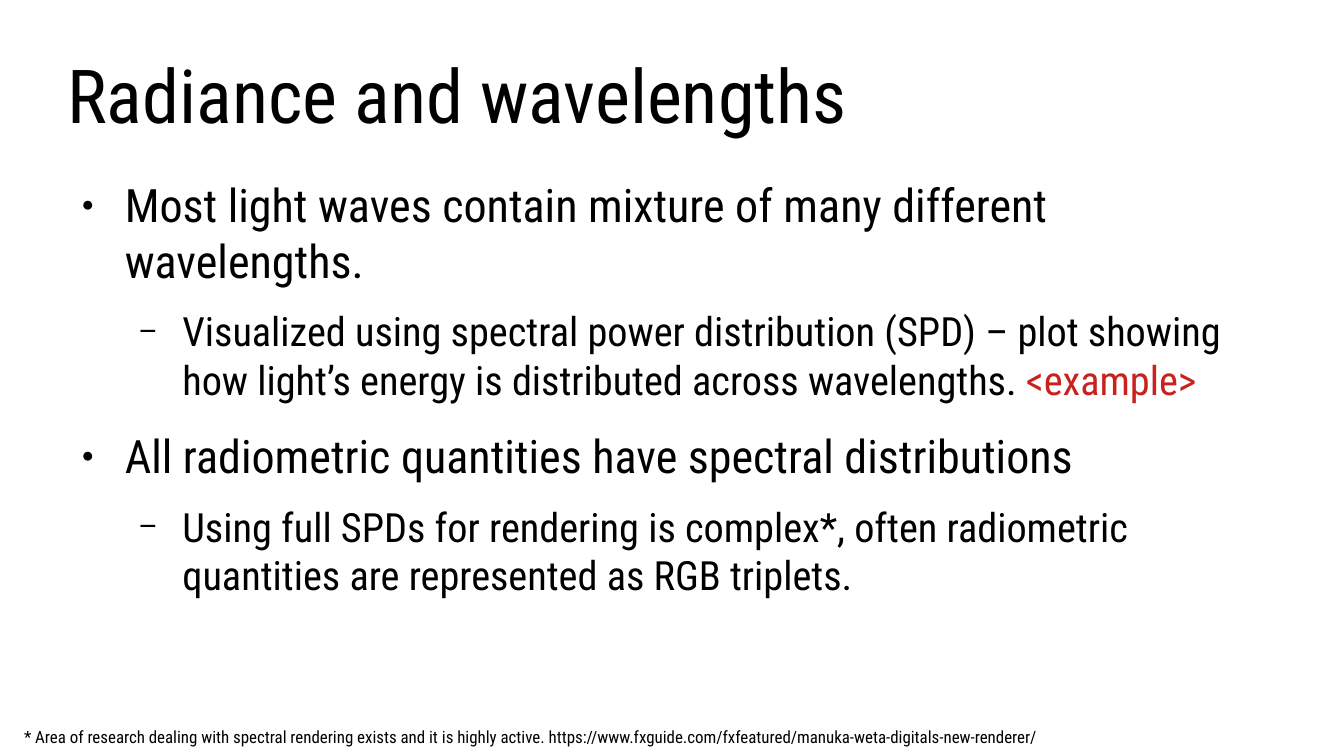
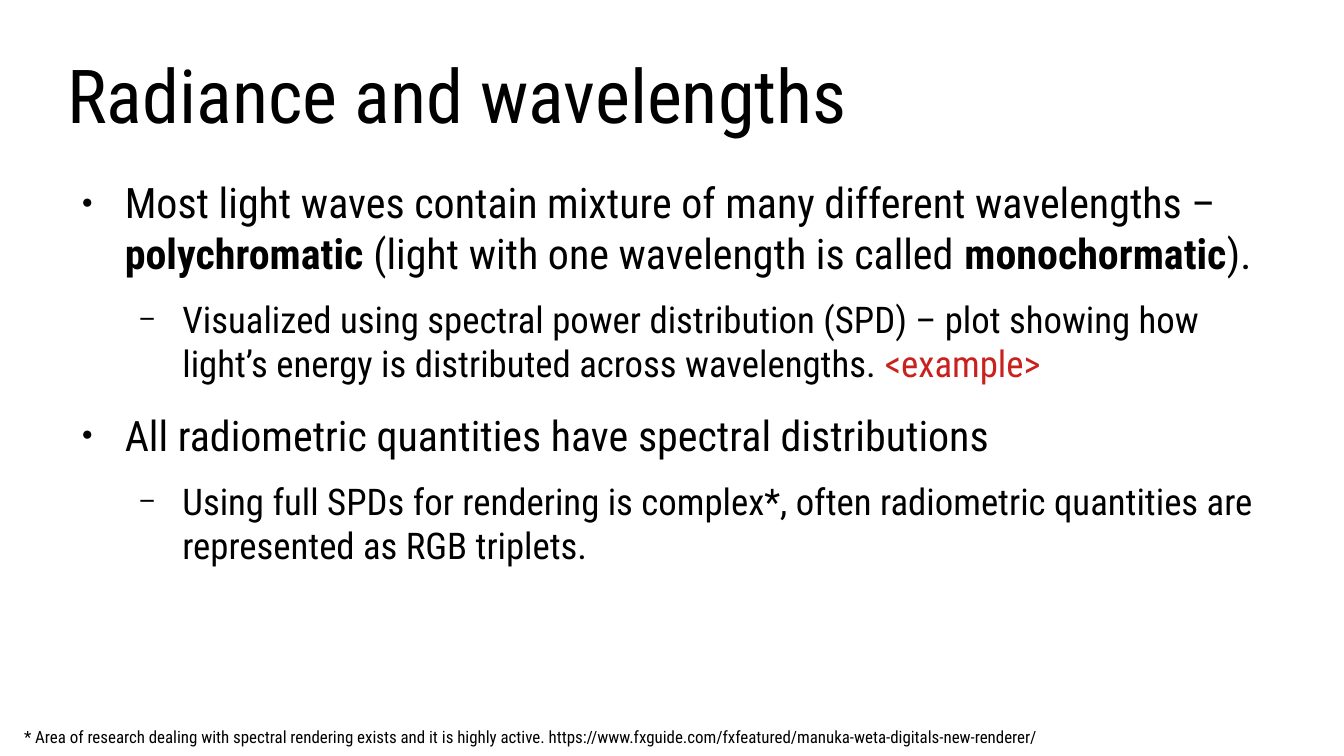
Before and after one commit to lorentzo/IntroductionToComputerGraphics, a slide deck: slide 9 of lectures/3_foundations_3d_scene/3_3_light.odp. Drawn at 1344x756 pixels with LibreOffice and Linux fonts; fonts in the diff are those of the drawing. Boxes give left, top, right and bottom in pixels: in the first picture for what was removed or moved away, otherwise in the second. Text is boxed around its words. In the diff, an @@ line names an element or a change of style, - is before the commit and + after.

Commit message:
light and camera

```diff
--- a/lectures/3_foundations_3d_scene/3_3_light.odp
+++ b/lectures/3_foundations_3d_scene/3_3_light.odp
@@ text at [125,186,1251,279]: text changed; size 27.2 to 24.8 pt @@
-● Most light waves contain mixture of many different wavelengths.
+● Most light waves contain mixture of many different wavelengths – polychromatic (light with one wavelength is called monochormatic).
@@ text at [125,304,1253,567]: size 23.8 to 21.7 pt in "Visualized using spectral power distribution (SPD) – ...", "Using full SPDs for rendering is complex*, ..."; size 27.2 to 24.8 pt in "All radiometric quantities have spectral distributions" @@
```
Also in this commit, not shown: 4 other slides changed, 7 other files.
